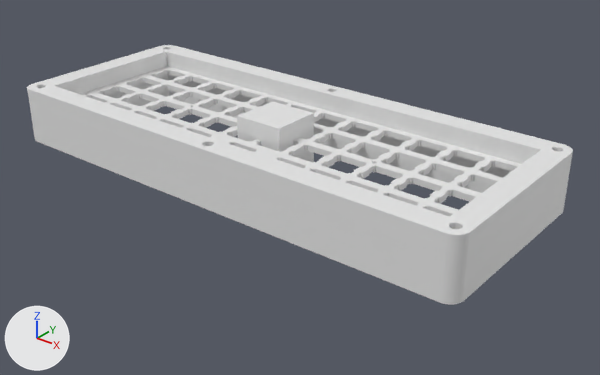
What one commit did to the Blender file planck/planck_v2.blend.
Both versions are drawn from a 50 mm lens placed at (242.0, -284.0, 154.0), pointed at (14.0, 1.0, -23.0). The lights are fixed; the arrows at lower left show +X, +Y and +Z.
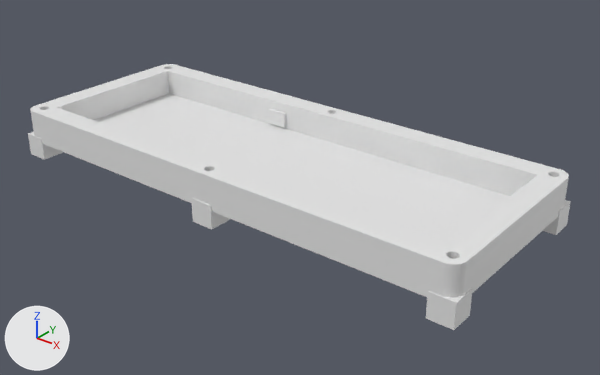
Commit message: Updated planck keyboard.

The edits, one by one:
me_circle_008 is used by ob_circle_004; location (0.0, 0.0, -12.0).
me_circle_008 had 729 vertices, 512 faces and spanned x -129.0..128.0, y -52.0..51.0, z -5.0..12.0.
me_circle_008 now has 729 vertices, 516 faces and spans x -129.0..128.0, y -52.0..51.0, z -5.0..12.0.
Part 1, on me_circle_008:
6 faces are deleted.
10 new faces join them.
me_cube is used by ob_cube; location (0.0, 0.0, -1.0).
me_cube had 8 vertices, 6 faces and spanned x -13.0..13.0, y -13.0..13.0, z -13.0..13.0.
me_cube now has 56 vertices, 42 faces and spans x -129.4..128.8, y -6.0..98.0, z -6.0..15.0.
me_cube part 2: the whole mesh is rebuilt.
Object 'Circle.001' (ob_circle_001) is deleted.
Object 'Circle.002' (ob_circle_002) is deleted.
Object 'Cube' (ob_cube) moves from (0.0, 0.0, -1.0) to (0.0, -46.3, -20.0).

What differs and where, as boxes [x1, y1, x2, y2] in the pictures (600 x 375 px):
'Circle.004', reshaped
    before: [30, 75, 569, 305]
    after: [30, 64, 569, 298]
'Circle.001', deleted
    before: [28, 57, 572, 264]
'Circle.002', deleted
    before: [27, 45, 573, 242]
'Cube', reshaped, moved
    before: [237, 101, 314, 162]
    after: [28, 109, 571, 330]
part 1 of me_circle_008, built on
    before: [137, 94, 487, 193]
    after: [94, 94, 510, 245]
